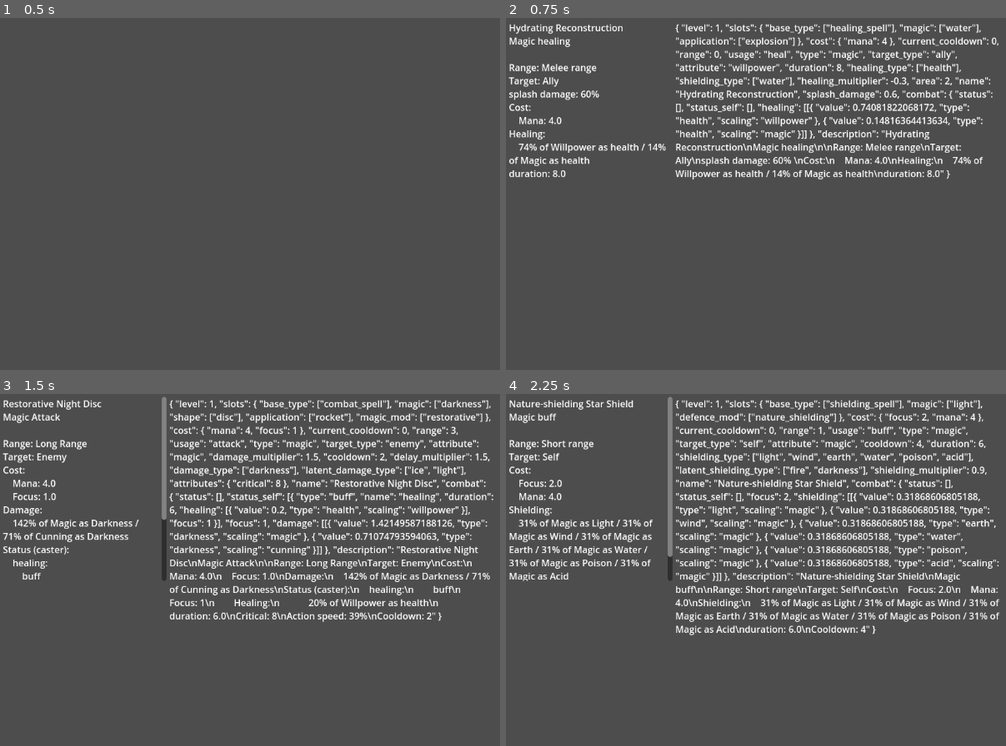
Above: before the commit, frames 1-4 (two rows, left to right).
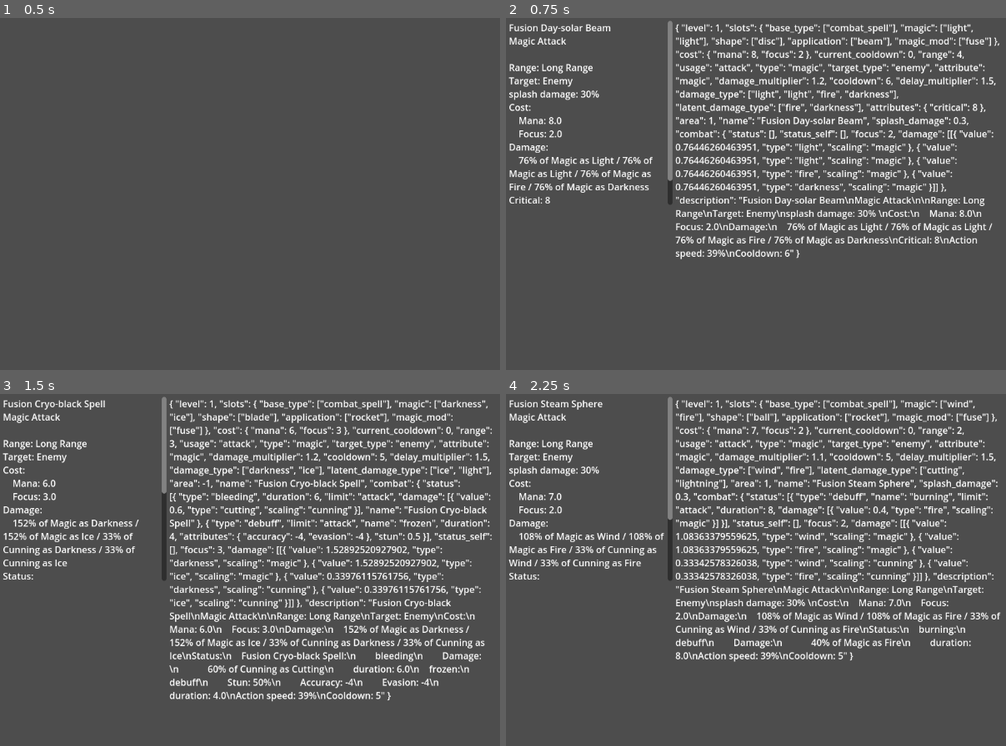
Above: after the commit, the same moments.

Repository: V-ktor/RNG-quest
Game: Godot game, scene res://gui/skill_test.tscn
Two runs of this game, one before a commit and one after it. Both use one fixed random seed, a clock stepped at 60 frames per second and the inputs below. This scene is started directly instead of the project's main scene.
Inputs:
- Up to frame 1 (0.5 s): no input
- Up to frame 2 (0.75 s): tap Enter at 0.5 s; hold A (show_action) from 0.53 s (still down)
- Up to frame 3 (1.5 s): tap Space at 1.25 s; release A (show_action) at 1.28 s; tap S (show_summary) at 1.35 s
- Up to frame 4 (2.25 s): tap Enter at 2 s; hold A (show_action) from 2.03 s (still down)

Frame 1 is identical in both runs. In frame 2, 15% of the frame differs, in the area x 0-99%, y 0-69%; in frame 3, 16%; in frame 4, 18%, in the area x 0-99%, y 1-77%.

Commit message:
Added unique names for some multi magic element skills.

Diff:
--- a/data/skills/magic/magic.json
+++ b/data/skills/magic/magic.json
@@ -188,7 +188,7 @@
 	"lightning":{
 		"name":"lightning",
 		"auto_naming":{
-			"type":[["lightning","electro","thunder","storm"]],
+			"type":[["lightning","electro","thunder"]],
 		},
 		"auto_naming_healing":{
 			"type":[["energizing"]],
--- a/gui/skill_test.tscn
+++ b/gui/skill_test.tscn
@@ -6,8 +6,8 @@
 func _input(event: InputEvent):
 	if event is InputEventKey && event.is_pressed():
 #		var skill:= Skills.create_random_skill([\"light_weapons\",\"elemental_magic\",\"infuse_elemental\"])
-#		var skill:= Skills.create_random_skill([\"elemental_magic\",\"nature_magic\",\"celestial_magic\"])
-		var skill:= Skills.create_random_skill([\"celestial_magic\",\"healing\",\"defensive_magic\"])
+		var skill:= Skills.create_random_skill([\"elemental_magic\",\"nature_magic\",\"celestial_magic\"], \"\", false, [], [\"vampiric\",\"pumped\",\"homing\",\"high_yield\",\"explosive\",\"supersonic\",\"swift\",\"restorative\",\"mana_burn\",\"split\",\"magic_shielding\"])
+#		var skill:= Skills.create_random_skill([\"celestial_magic\",\"healing\",\"defensive_magic\"])
 #		var skill:= Skills.create_random_skill([\"archery\",\"dirty_fighting\"])
 #		var skill:= Skills.create_random_skill([\"archery\",\"nature_magic\",\"infuse_nature\"])
 #		var skill:= Skills.create_random_skill([\"brawling\",\"dirty_fighting\"])
--- a/libraries/names.gd
+++ b/libraries/names.gd
@@ -737,6 +737,35 @@
 	"programer":[
 		"Transient parent has another exclusive child.",
 	],
+}
+const DUAL_MAGIC_NAMES = {
+	["fire","water"]:["steam"],
+	["fire","wind"]:["steam"],
+	["fire","earth"]:["lava","magma"],
+	["fire","lightning"]:["plasma"],
+	["fire","light"]:["heat"],
+	["fire","darkness"]:["hellfire","fearfire"],
+	["fire","acid"]:["napalm"],
+	["water","ice"]:["glacier"],
+	["water","wind"]:["foam"],
+	["water","earth"]:["mud"],
+	["water","darkness"]:["filth"],
+	["water","poison"]:["slime"],
+	["water","acid"]:["slime"],
+	["ice","wind"]:["hail"],
+	["ice","earth"]:["crystal"],
+	["ice","poison"]:["cryo-poison"],
+	["wind","earth"]:["sand"],
+	["wind","lightning"]:["storm"],
+	["earth","light"]:["scorch"],
+	["earth","darkness"]:["filth"],
+	["earth","poison"]:["lithophage","geo-stigma"],
+	["earth","acid"]:["bleach"],
+	["lightning","water"]:["storm"],
+	["light","darkness"]:["twilight"],
+	["poison","darkness"]:["blight","vile"],
+	["acid","wind"]:["acid-spray"],
+	["acid","darkness"]:["decay"],
 }
 
 
--- a/libraries/skills.gd
+++ b/libraries/skills.gd
@@ -603,24 +603,24 @@
 		"duration":30.0,
 	},
 }
-const FIRE_PREFIX = ["fire","fiery","blazing","flare"]
-const ICE_PREFIX = ["ice","cryo","cold","freezing","frost"]
-const LIGHTNING_PREFIX = ["lightning","electro","thunder","storm"]
-const WATER_PREFIX = ["water","aqua","hydro"]
-const EARTH_PREFIX = ["earth","rock","sand","geo"]
-const WIND_PREFIX = ["wind","air","pressure","vacuum"]
-const LIGHT_PREFIX = ["light","solar","star","bright","day"]
-const DARKNESS_PREFIX = ["dark","nocturnal","darkness","black","night"]
-const POISON_PREFIX = ["poison","toxic"]
-const ACID_PREFIX = ["acid","corrosive"]
-const BOLT_NAMES = ["arrow","bolt","dart","shot","blast"]
-const BEAM_NAMES = ["beam","blast","jet","ray","arc"]
-const EXPLOSION_NAMES = ["explosion","nova","wave","storm","fall","sphere"]
-const SEEKER_NAMES = ["seeker","missile","smart sphere"]
-const MELEE_NAMES = ["slash","strike","cutter","attack","thrust"]
-const FERAL_MAGIC_NAMES = ["blast","blow","wave","strike","attack"]
-const FERAL_IMPACT_MAGIC_NAMES = ["blow","strike","punch","slam","impact"]
-const FERAL_CUTTING_MAGIC_NAMES = ["strike","slash","cut","roundcut","claw","fangs"]
+#const FIRE_PREFIX = ["fire","fiery","blazing","flare"]
+#const ICE_PREFIX = ["ice","cryo","cold","freezing","frost"]
+#const LIGHTNING_PREFIX = ["lightning","electro","thunder","storm"]
+#const WATER_PREFIX = ["water","aqua","hydro"]
+#const EARTH_PREFIX = ["earth","rock","sand","geo"]
+#const WIND_PREFIX = ["wind","air","pressure","vacuum"]
+#const LIGHT_PREFIX = ["light","solar","star","bright","day"]
+#const DARKNESS_PREFIX = ["dark","nocturnal","darkness","black","night"]
+#const POISON_PREFIX = ["poison","toxic"]
+#const ACID_PREFIX = ["acid","corrosive"]
+#const BOLT_NAMES = ["arrow","bolt","dart","shot","blast"]
+#const BEAM_NAMES = ["beam","blast","jet","ray","arc"]
+#const EXPLOSION_NAMES = ["explosion","nova","wave","storm","fall","sphere"]
+#const SEEKER_NAMES = ["seeker","missile","smart sphere"]
+#const MELEE_NAMES = ["slash","strike","cutter","attack","thrust"]
+#const FERAL_MAGIC_NAMES = ["blast","blow","wave","strike","attack"]
+#const FERAL_IMPACT_MAGIC_NAMES = ["blow","strike","punch","slam","impact"]
+#const FERAL_CUTTING_MAGIC_NAMES = ["strike","slash","cut","roundcut","claw","fangs"]
 
 const ROMAN_NUMBERS = {
 	"I":1,
@@ -1134,10 +1134,33 @@
 		string = module_data.type[skill.slots.base_type[0]].name
 	if skill.auto_naming.has("type"):
 		var t:= ""
+		var used:= []
 		for i in range(skill.auto_naming.type.size()):
-			t += skill.auto_naming.type[i].pick_random()
-			if i<skill.auto_naming.type.size()-1:
-				t += "-"
+			var type1: String = skill.slots.magic[i]
+			var o:= false
+			if i in used:
+				continue
+			for j in range(skill.auto_naming.type.size()):
+				if i==j || j in used:
+					continue
+				var array:= [type1, skill.slots.magic[j]]
+				if !Names.DUAL_MAGIC_NAMES.has(array):
+					array = [skill.slots.magic[j], type1]
+				if Names.DUAL_MAGIC_NAMES.has(array):
+					t += Names.DUAL_MAGIC_NAMES[array].pick_random()
+					if i<skill.auto_naming.type.size()-1-float(j>i):
+						t += "-"
+					o = true
+					used += [i,j]
+					break
+			if o:
+				continue
+			t = skill.auto_naming.type[i].pick_random() + "-" + t
+#			if i<skill.auto_naming.type.size()-1:
+#				t += "-"
+			used.push_back(i)
+		if t[t.length()-1]=='-':
+			t = t.left(t.length()-1)
 		string = t + " " + string
 	if skill.auto_naming.has("prefix"):
 		var n: String
Not shown, changed: CHANGELOG.md
